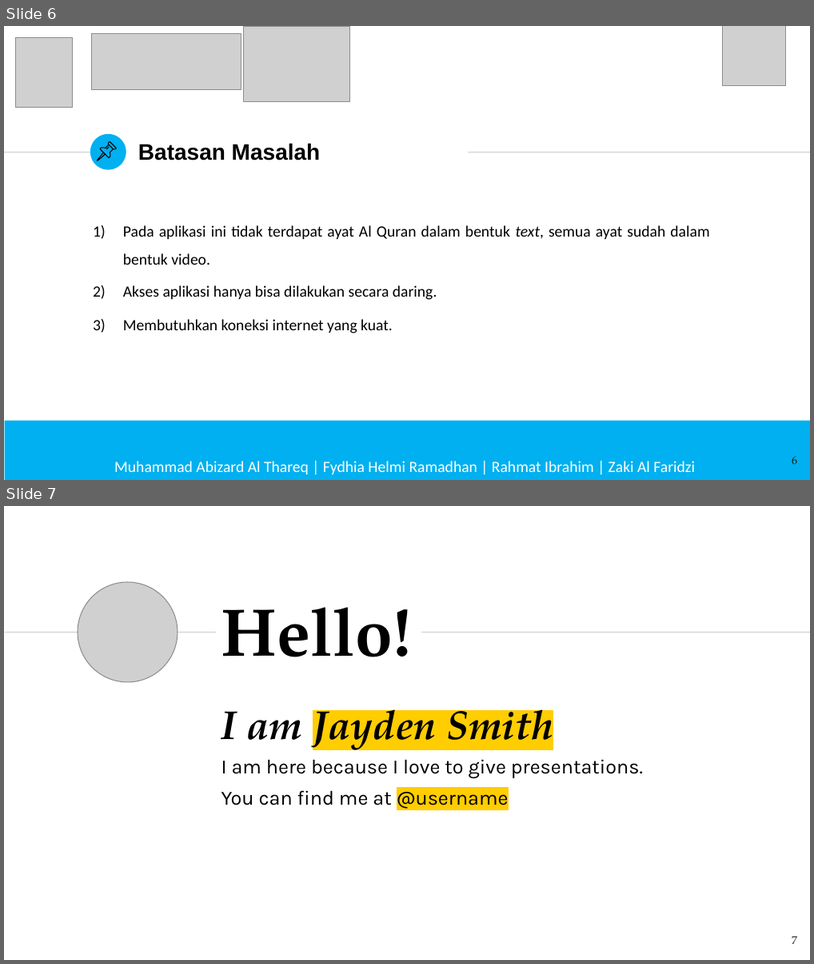
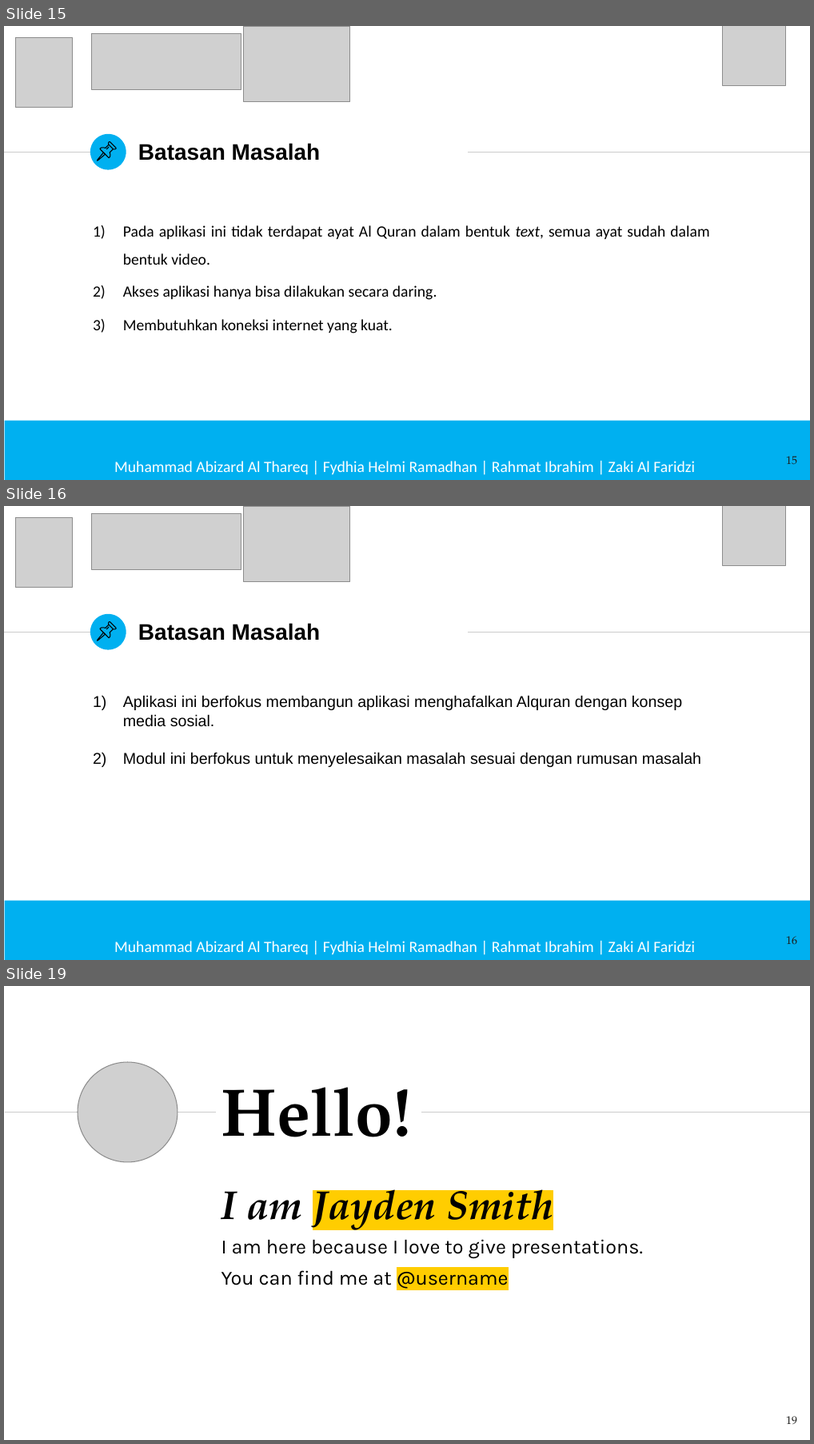
Before and after one commit to aabizardd/PA-Abizard-MYVOQU, a slide deck: PPT Prasidang/PPT Prasidang MyVoQu.pptx. Shown one above the other, each under a label of ours: slides 6 and 7 before the commit, slides 15, 16 and 19 after it; the slides between them are not shown. The pictures are 814x964 and 814x1444 pixels, drawn with LibreOffice and Linux fonts; fonts in the diff are those of the drawing; grey boxes stand for pictures; background and template pictures are left out. Boxes give left, top, right and bottom in pixels: in the first picture for what was removed or moved away, otherwise in the second. Text is boxed around its words. In the diff, an @@ line names an element or a change of style, - is before the commit and + after.

```diff
--- a/PPT Prasidang/PPT Prasidang MyVoQu.pptx
+++ b/PPT Prasidang/PPT Prasidang MyVoQu.pptx
@@ slide 16 added at (x1=4, y1=506, x2=810, y2=960), background #FFFFFF; not listed: 3 template elements that a slide beside it also shows @@
@@ picture added at (x1=15, y1=517, x2=73, y2=587) @@
@@ picture added at (x1=92, y1=513, x2=242, y2=569) @@
@@ picture added at (x1=243, y1=506, x2=350, y2=582) @@
@@ picture added at (x1=722, y1=506, x2=786, y2=566) @@
@@ title added at (x1=138, y1=623, x2=321, y2=640), 20 pt, text #000000, bold @@
+Batasan Masalah
@@ group added at (x1=98, y1=621, x2=116, y2=640): 4 freeform shapes @@
@@ text added at (x1=123, y1=695, x2=702, y2=767), 14 pt, text #000000 @@
+1) Aplikasi ini berfokus membangun aplikasi menghafalkan Alquran dengan konsep media sosial.
+2) Modul ini berfokus untuk menyelesaikan masalah sesuai dengan rumusan masalah
@@ rectangle added at (x1=5, y1=900, x2=810, y2=960), fill #00B0F0 @@
@@ page number added at (x1=786, y1=936, x2=798, y2=944), 10 pt, text #1D1D1B @@
+16
@@ text added at (x1=114, y1=940, x2=695, y2=954), 14 pt, text #FFFFFF @@
+Muhammad Abizard Al Thareq | Fydhia Helmi Ramadhan | Rahmat Ibrahim | Zaki Al Faridzi
@@ what was slide 6 is now slide 15 @@
@@ page number at (x1=786, y1=456, x2=798, y2=464): text changed @@
-6
+15
@@ what was slide 7 is now slide 19 @@
@@ page number at (x1=786, y1=1416, x2=798, y2=1424): text changed @@
-7
+19
```
Also in this commit, not shown: 4 slides changed, 11 other slides added, 1 other file.
